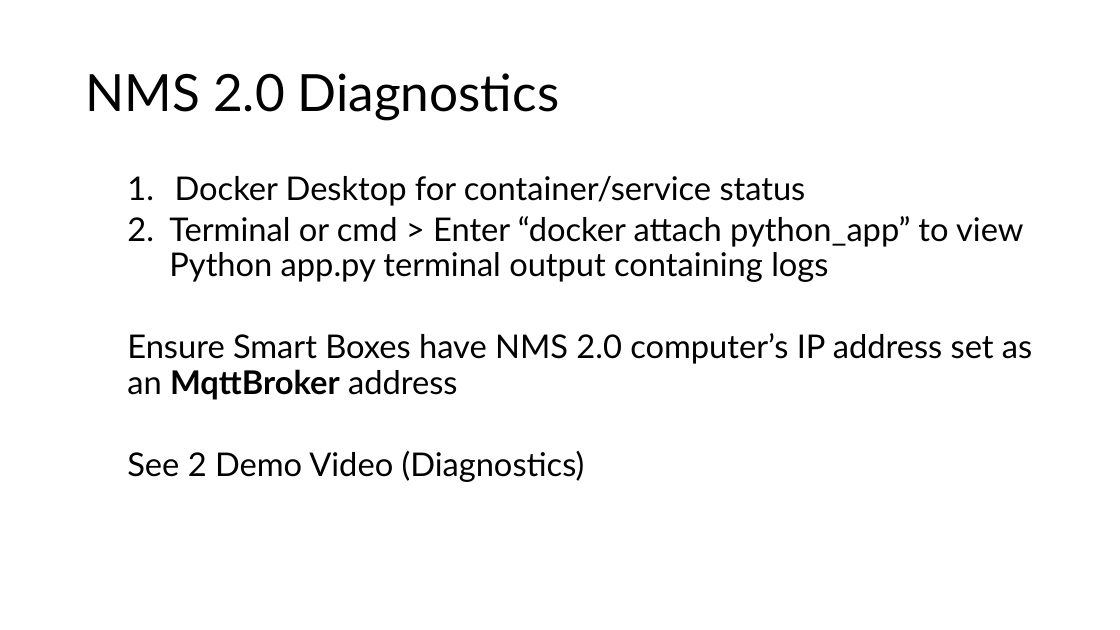
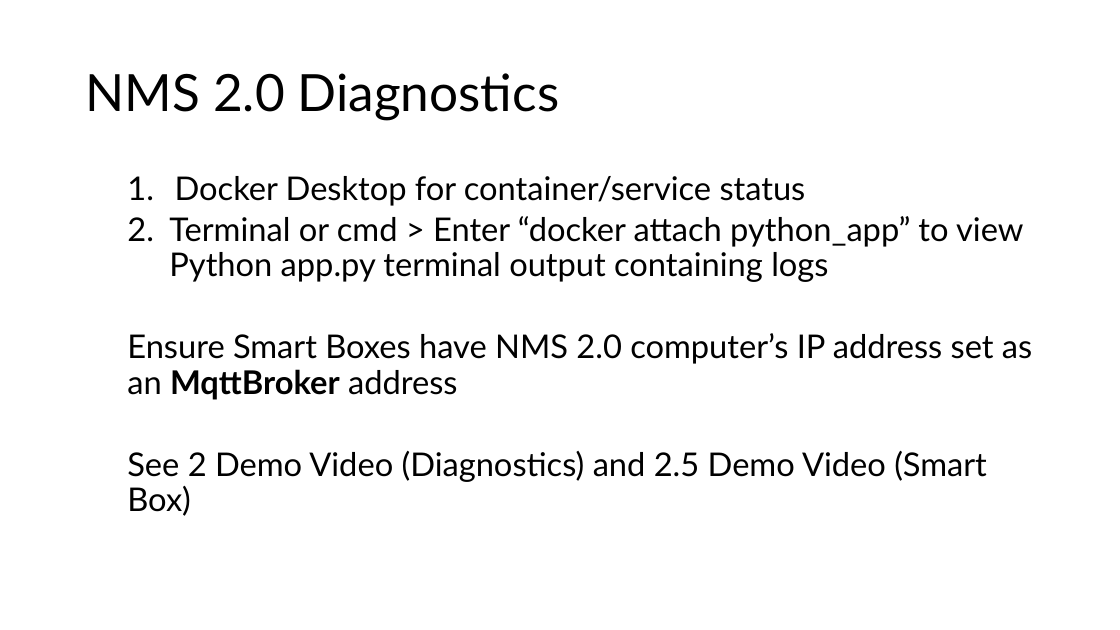
Before and after one commit to Farlwastaken/nms-2.0-v1.2.1, a slide deck: slide 11 of nms2/documentation/NMS 2.0 Documentation.pptx. Drawn at 1120x630 pixels with LibreOffice and Linux fonts; fonts in the diff are those of the drawing. Boxes give left, top, right and bottom in pixels: in the first picture for what was removed or moved away, otherwise in the second. Text is boxed around its words. In the diff, an @@ line names an element or a change of style, - is before the commit and + after.

```diff
--- a/nms2/documentation/NMS 2.0 Documentation.pptx
+++ b/nms2/documentation/NMS 2.0 Documentation.pptx
@@ text at (127,451,987,516): text changed @@
-  See 2 Demo Video (Diagnostics)
+  See 2 Demo Video (Diagnostics) and 2.5 Demo Video (Smart Box)
```
Also in this commit, not shown: 1 other slide changed, 1 other file.
